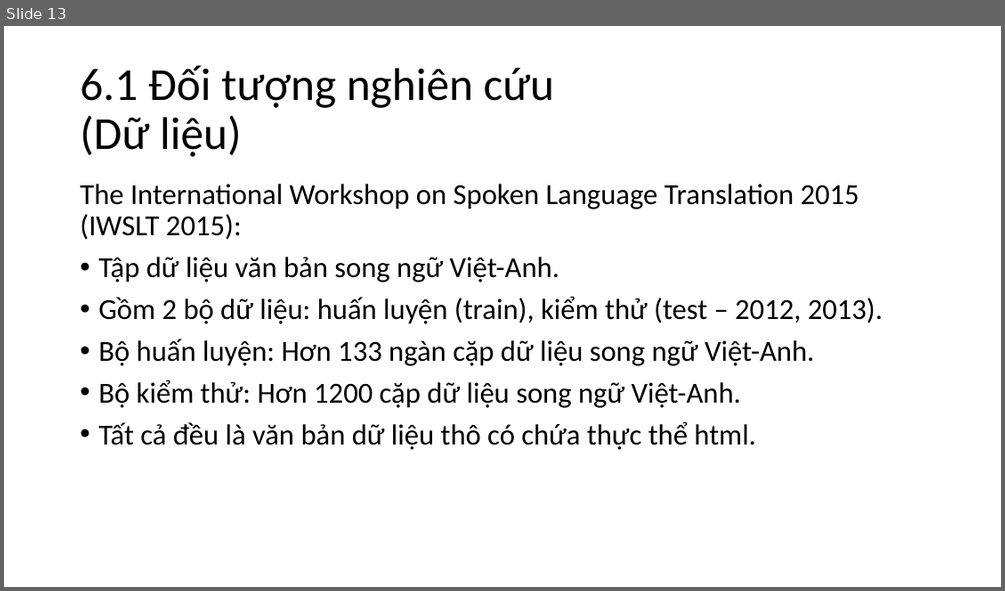
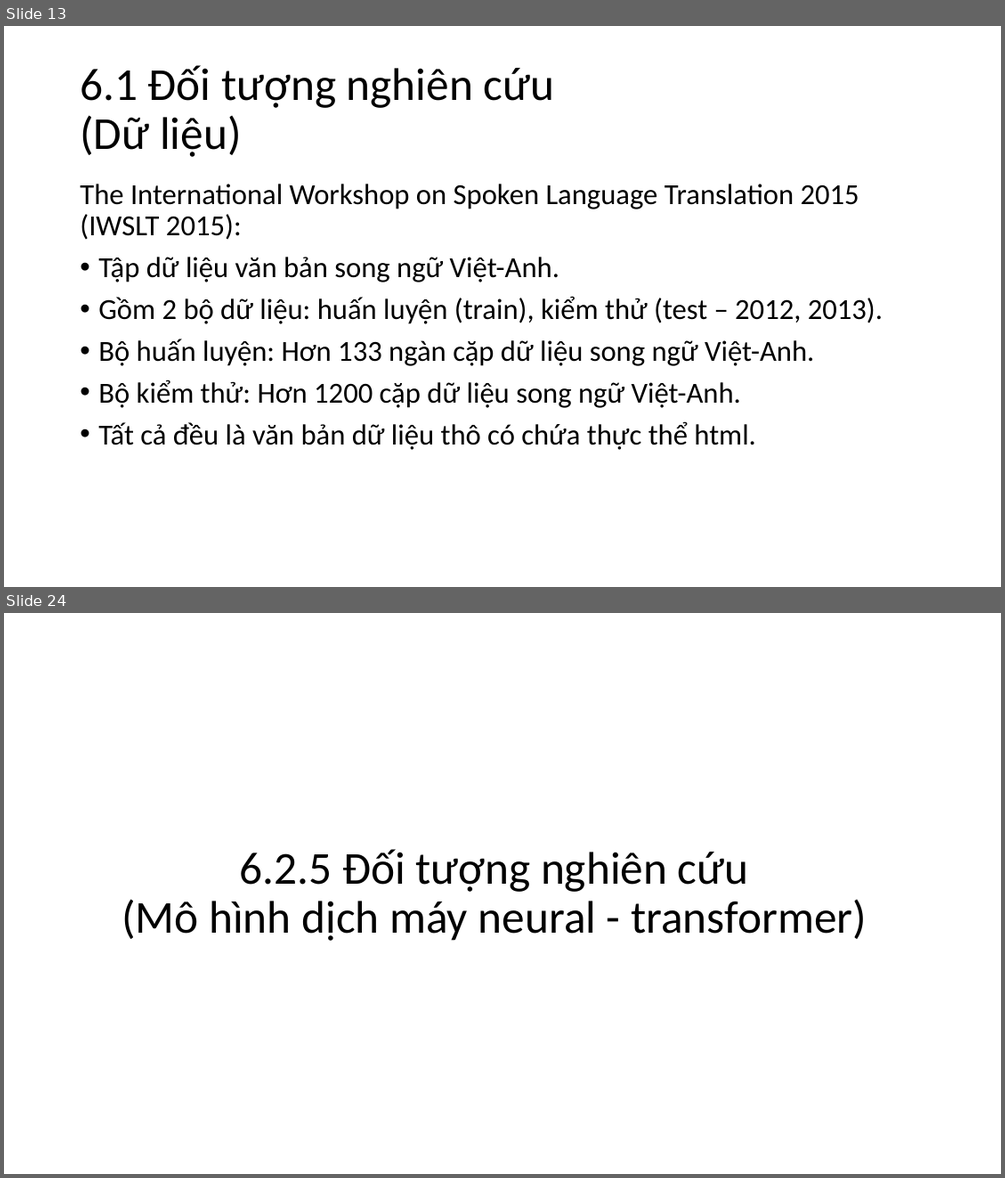
Before and after one commit to nguyenduyhanlam/Improving-Vietnamese-English-neural-machine-translation-with-guiding-word-alignments, a slide deck: dcct.pptx. Shown one above the other, each under a label of ours: slide 13 before the commit, slides 13 and 24 after it; the slides between them are not shown. The pictures are 1005x591 and 1005x1178 pixels, drawn with LibreOffice and Linux fonts; fonts in the diff are those of the drawing. Boxes give left, top, right and bottom in pixels: in the first picture for what was removed or moved away, otherwise in the second. Text is boxed around its words. In the diff, an @@ line names an element or a change of style, - is before the commit and + after.

```diff
--- a/dcct.pptx
+++ b/dcct.pptx
@@ slide 24 added at (x1=4, y1=613, x2=1001, y2=1174), background #FFFFFF @@
@@ title added at (x1=121, y1=849, x2=866, y2=941), 44 pt, text #000000 @@
+6.2.5 Đối tượng nghiên cứu
+(Mô hình dịch máy neural - transformer)
```
Also in this commit, not shown: 6 slides changed, 12 other slides added.
